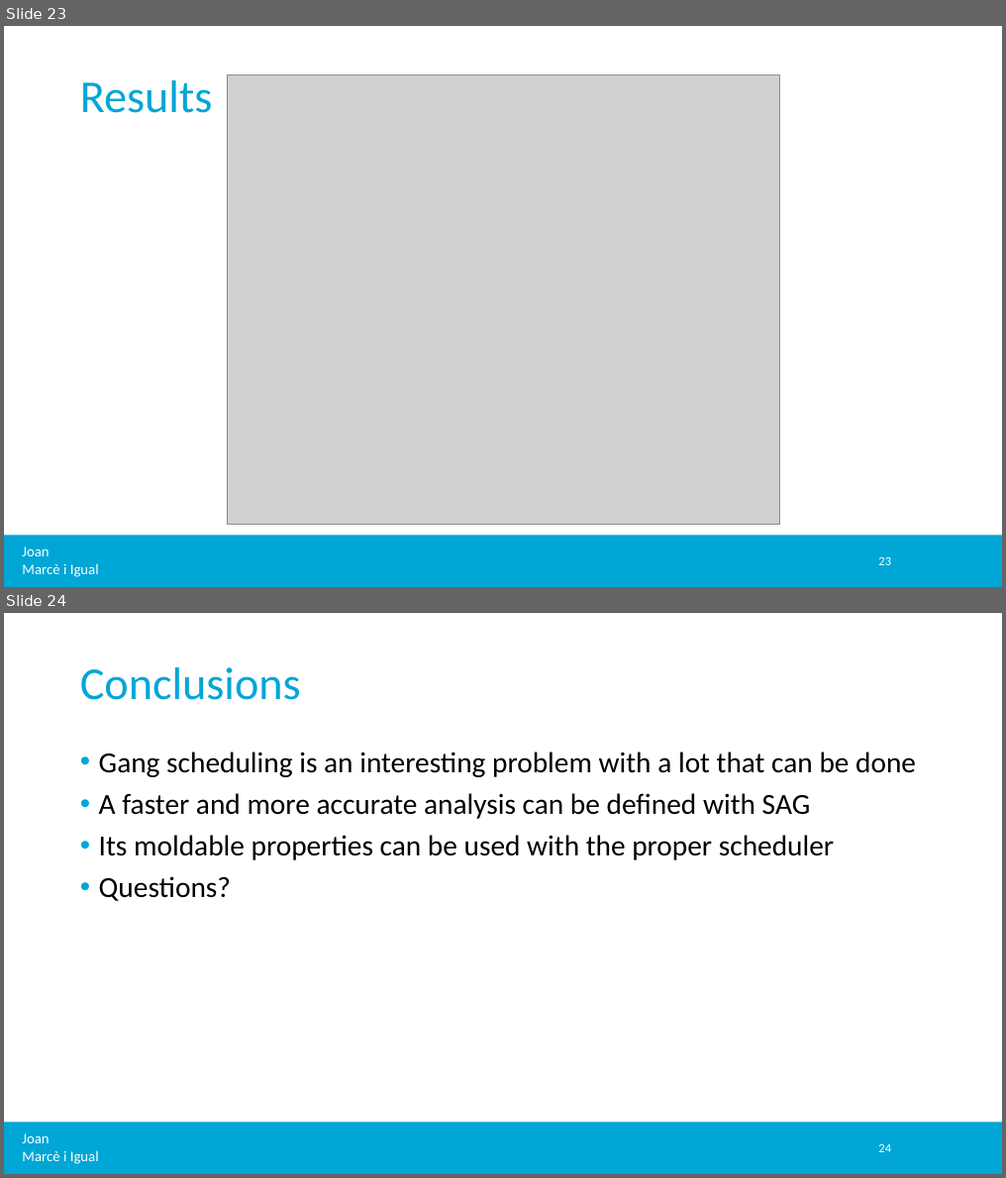
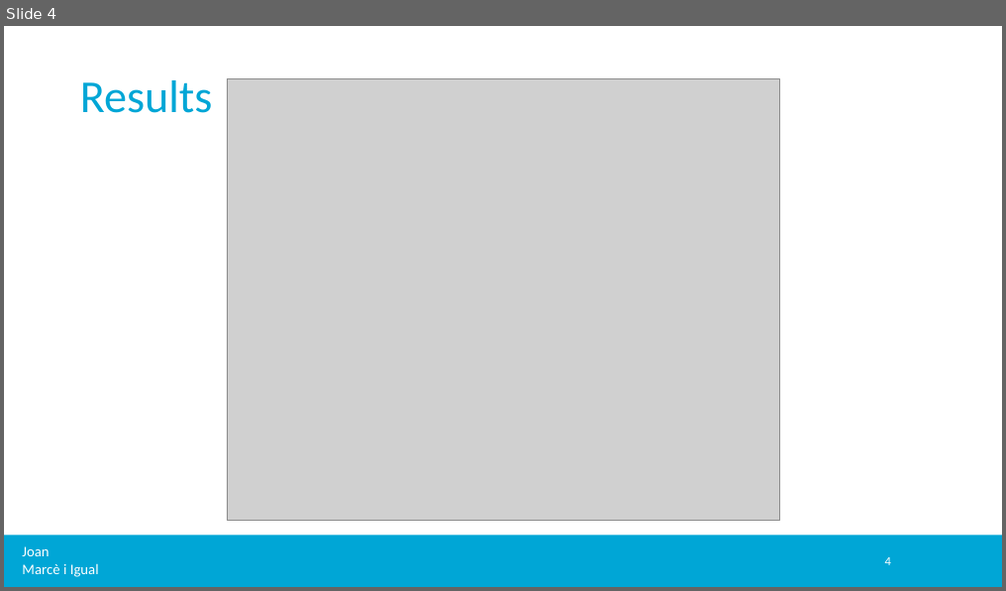
Before and after one commit to jmigual/APATeoria, a slide deck: Notes/TFM_presentations/2020_03_03/2020_03_03.pptx. Shown one above the other, each under a label of ours: slides 23 and 24 before the commit, slide 4 after it. The pictures are 1006x1178 and 1006x591 pixels, drawn with LibreOffice and Linux fonts; fonts in the diff are those of the drawing; grey boxes stand for pictures; background and template pictures are left out. Boxes give left, top, right and bottom in pixels: in the first picture for what was removed or moved away, otherwise in the second. Text is boxed around its words. In the diff, an @@ line names an element or a change of style, - is before the commit and + after.

```diff
--- a/Notes/TFM_presentations/2020_03_03/2020_03_03.pptx
+++ b/Notes/TFM_presentations/2020_03_03/2020_03_03.pptx
@@ slide 24 removed at [4, 613, 1002, 1174], background #FFFFFF; not listed: 2 template elements that a slide beside it also shows @@
@@ title removed at [80, 667, 301, 700] @@
-Conclusions
@@ text removed at [99, 752, 916, 901] @@
-• Gang scheduling is an interesting problem with a lot that can be done
-• A faster and more accurate analysis can be defined with SAG
-• Its moldable properties can be used with the proper scheduler
-• Questions?
@@ page number removed at [878, 1145, 891, 1153] @@
-24
@@ what was slide 23 is now slide 4 @@
@@ slide 4 changed as well @@
@@ picture: place and size @@
-picture at [227, 75, 779, 525]
+picture at [227, 78, 779, 521]
@@ page number at [885, 558, 891, 566]: text changed @@
-23
+4
```
Also in this commit, not shown: 1 other slide changed, 4 slides added, 21 other slides removed, 3 other files.
